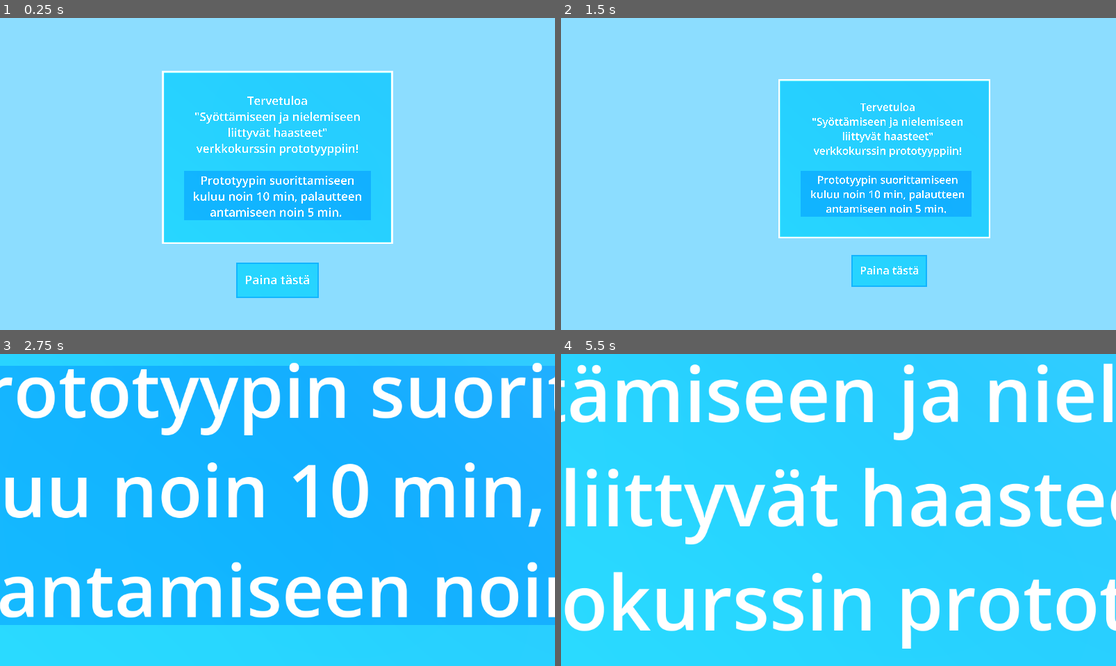
Above: before the commit, frames 1-4 (two rows, left to right).
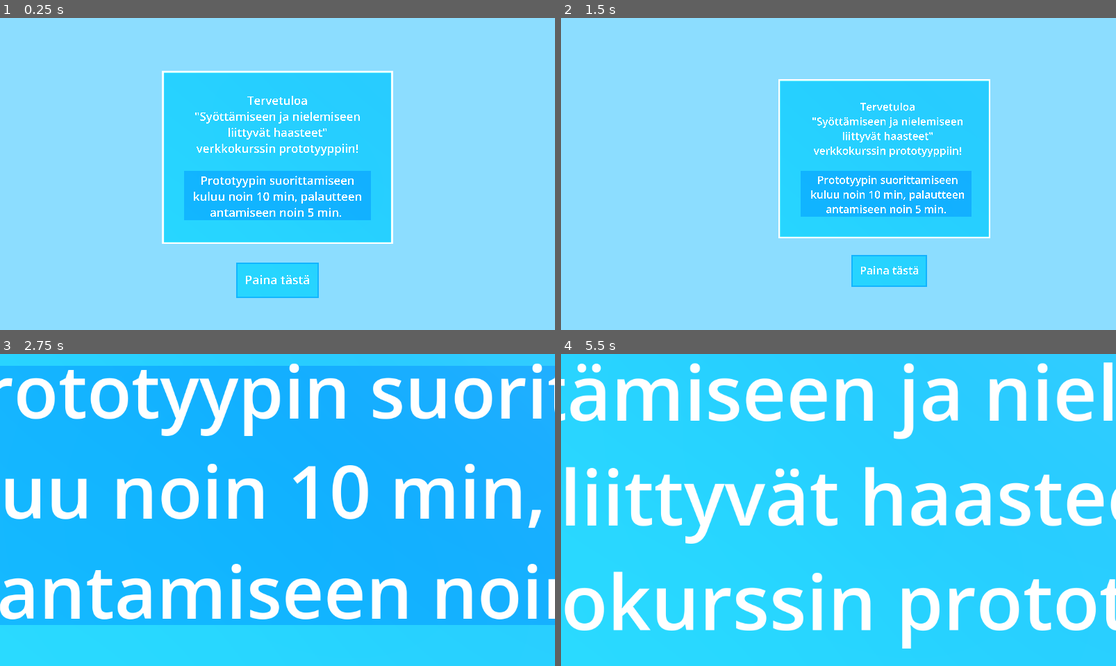
Above: after the commit, the same moments.

Repository: Heathth/dysfagia-deployment
Game: Godot game, scene res://StartSC0.tscn
Two runs of this game, one before a commit and one after it. Both use one fixed random seed, a clock stepped at 60 frames per second and the inputs below.
Inputs (mouse positions are in pixels of both pictures, inside the frame that each line leads up to):
- Up to frame 1 (0.25 s): no input
- Up to frame 2 (1.5 s): move the mouse to (960, 158) at 0.52 s; hold A (a) 0.53-1.28 s; click (960, 158) at 0.67 s; tap D (d) at 0.8, 1.35 s; move the mouse to (727, 189) at 1.27 s; click (727, 189) at 1.42 s
- Up to frame 3 (2.75 s): tap E (e) at 1.55 s; move the mouse to (333, 441) at 2.02 s; hold E (e) from 2.03 s (still down); click (333, 441) at 2.17 s; tap S (s) at 2.3 s
- Up to frame 4 (5.5 s): move the mouse to (810, 572) at 2.77 s; release E (e) at 2.78 s; tap S (s) at 2.85 s; click (810, 572) at 2.92 s; tap W (w) at 3.05 s; move the mouse to (1005, 556) at 3.52 s; hold W (w) 3.53-4.28 s; click (1005, 556) at 3.67 s; tap A (a) at 3.8 s; move the mouse to (672, 463) at 4.27 s; tap Mouse wheel down (MW_down) at 4.35 s; click (672, 463) at 4.42 s; tap D (d) at 4.55 s; move the mouse to (866, 510) at 5.02 s; hold Mouse wheel up (MW_up) from 5.03 s (still down); click (866, 510) at 5.17 s; tap E (e) at 5.3 s

The runs differ from the first frame. In frame 1, 0.3% of the frame differs, in the area x 35-66%, y 24-64%; in frame 2, 0.4%; in frame 3, 4.1%, in the area x 0-100%, y 2-86%; in frame 4, 3.7%.

Commit message:
Main screen v1

Diff:
--- a/project/StartSC0.tscn
+++ b/project/StartSC0.tscn
@@ -198,6 +198,9 @@
 font = SubResource("SystemFont_aqvki")
 font_size = 150
 outline_size = 0
+line_spacing = 1.0
+autowrap_mode = 3
+width = 5000.0
 
 [node name="BBack3" type="MeshInstance3D" parent="Node3D/MeshInstance3D"]
 transform = Transform3D(-6.24173, 0, 0, 0, 1, 1.42109e-14, 0, 0, 1.65025, 0, 0.5, 2.59136)
Not shown, changed: project/export_presets.cfg
Not shown, added: Prototyyppi R2.exe
Not shown, added: Prototyyppi R2.exe~RF952437b.TMP
Not shown, added: Prototyyppi R2.pck
